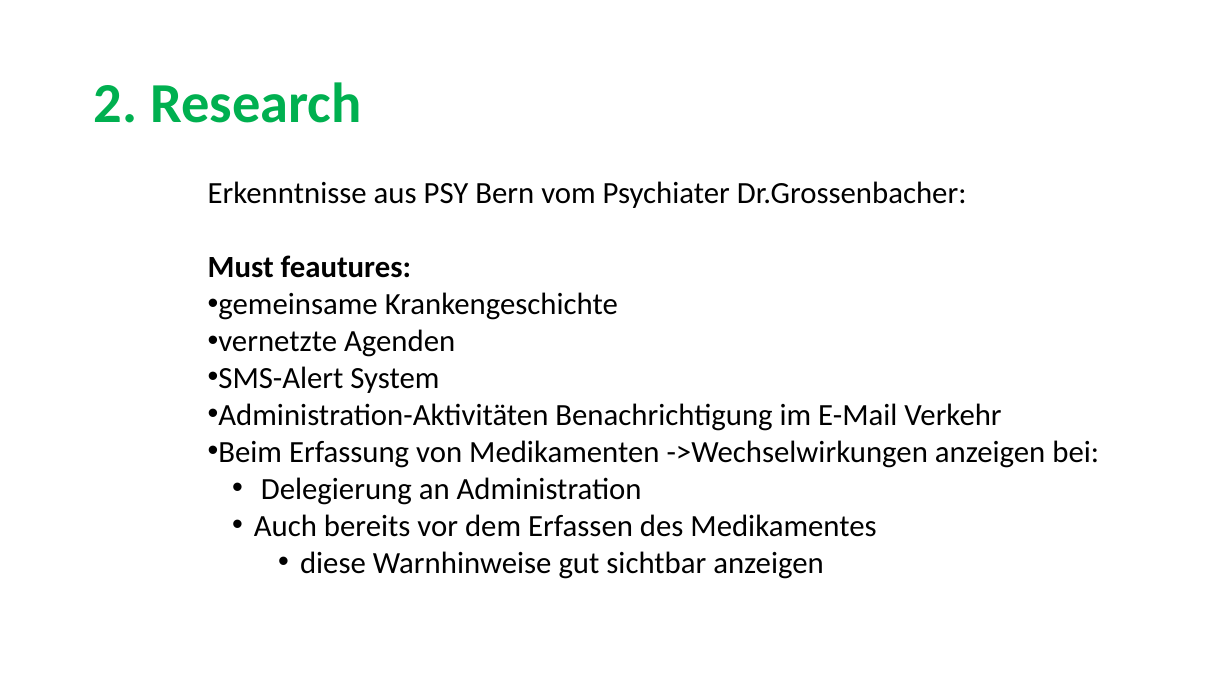
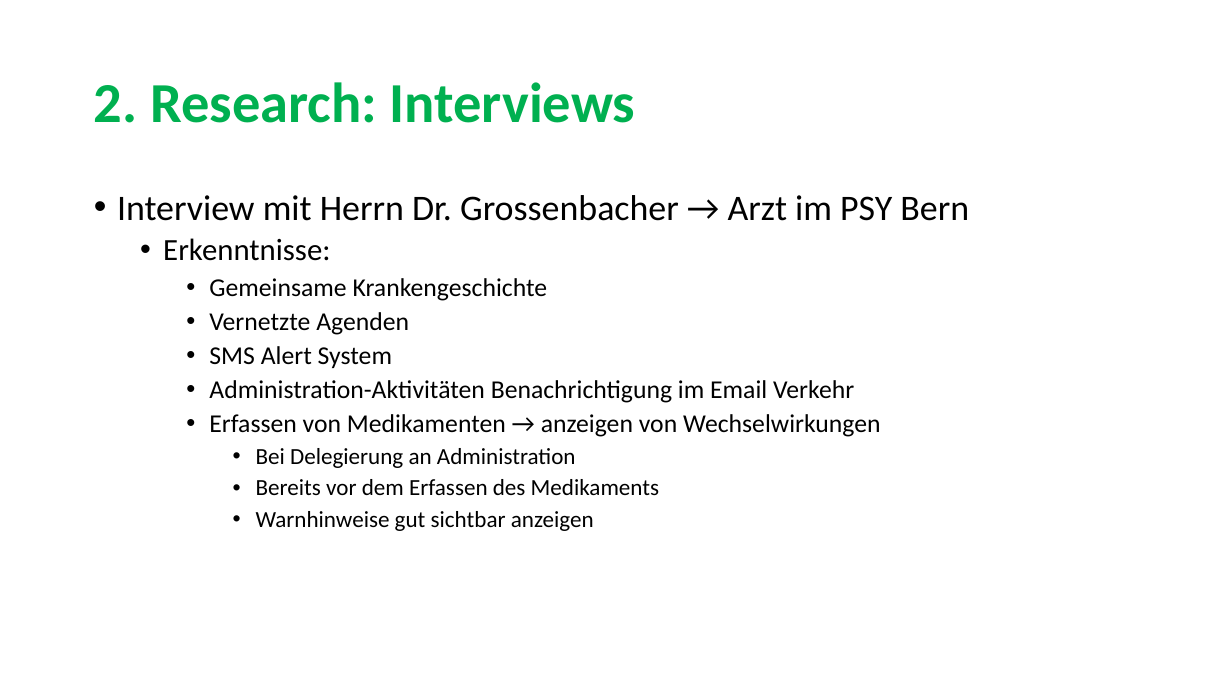
Before and after one commit to sarahmele/ch.bfh.btx8081.w2015.green, a slide deck: slide 5 of doc/task03/Task3.pptx (slide 6 before the commit). Drawn at 1232x693 pixels with LibreOffice and Linux fonts; fonts in the diff are those of the drawing. Boxes give left, top, right and bottom in pixels: in the first picture for what was removed or moved away, otherwise in the second. Text is boxed around its words. In the diff, an @@ line names an element or a change of style, - is before the commit and + after.

Commit message:
Update Präsentation - Final Version

```diff
--- a/doc/task03/Task3.pptx
+++ b/doc/task03/Task3.pptx
@@ title at [94,82,636,123]: text changed @@
-2. Research
+2. Research: Interviews
@@ text at [117,195,969,531]: text changed; size 24 to 20 pt @@
-Erkenntnisse aus PSY Bern vom Psychiater Dr.Grossenbacher:
-Must feautures:
-• gemeinsame Krankengeschichte
-• vernetzte Agenden
-• SMS-Alert System
-• Administration-Aktivitäten Benachrichtigung im E-Mail Verkehr
-• Beim Erfassung von Medikamenten ->Wechselwirkungen anzeigen bei:
-  • Delegierung an Administration
-  • Auch bereits vor dem Erfassen des Medikamentes
-    • diese Warnhinweise gut sichtbar anzeigen
+• Interview mit Herrn Dr. Grossenbacher → Arzt im PSY Bern
+  • Erkenntnisse:
+    • Gemeinsame Krankengeschichte
+    • Vernetzte Agenden
+    • SMS Alert System
+    • Administration-Aktivitäten Benachrichtigung im Email Verkehr
+    • Erfassen von Medikamenten → anzeigen von Wechselwirkungen
+      • Bei Delegierung an Administration
+      • Bereits vor dem Erfassen des Medikaments
+      • Warnhinweise gut sichtbar anzeigen
```
Also in this commit, not shown: 7 other slides changed, 5 slides added, 4 slides removed.
